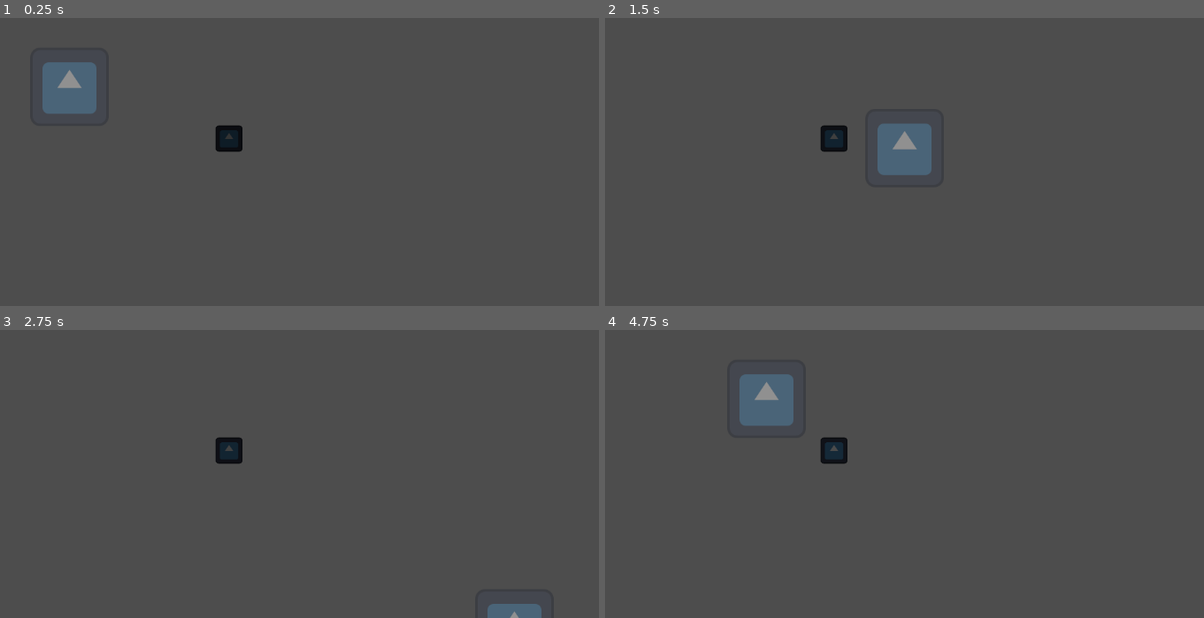
Above: before the commit, frames 1-4 (two rows, left to right).
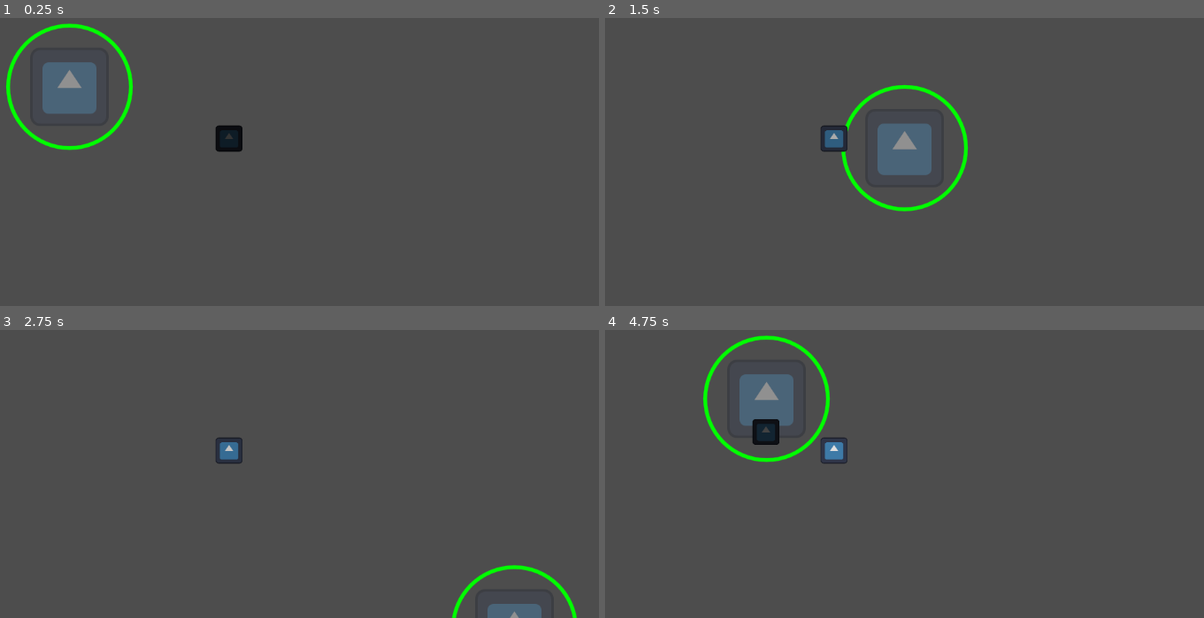
Above: after the commit, the same moments.

Repository: carcinizer/slavic-2025
Game: Godot game, scene res://scenes/map.tscn
Two runs of this game, one before a commit and one after it. Both use one fixed random seed, a clock stepped at 60 frames per second and the inputs below. The engine's default icon, where the game draws it, is replaced by a stand-in: a white triangle on a blue panel in a dark square.
Inputs:
- Up to frame 1 (0.25 s): no input
- Up to frame 2 (1.5 s): tap Enter at 0.5 s; hold Right (right) 0.53-1.28 s; hold Down (down) from 1.28 s (still down)
- Up to frame 3 (2.75 s): release Down (down) at 2.03 s; hold Right (right) from 2.03 s (still down)
- Up to frame 4 (4.75 s): release Right (right) at 2.78 s; hold Up (up) 2.78-3.53 s; hold Left (left) from 3.53 s (still down)

The runs differ from the first frame. In frame 1, 1.0% of the frame differs, in the area x 1-23%, y 1-47%; in frame 2, 1.3%; in frame 3, 0.8%; in frame 4, 1.8%, in the area x 16-41%, y 1-47%.

Commit message:
change growth speed, add draw function for cursor

Diff:
--- a/src/cursor.gd
+++ b/src/cursor.gd
@@ -6,7 +6,7 @@
 @onready var mushroom_scene := preload("res://scenes/mushroom.tscn")
 
 const radius := 100.0
-const growth_speed := 10.0
+const growth_speed := 100.0
 const starting_hp := 20
 
 var mushrooms: Array[Mushroom] = []
@@ -78,3 +78,6 @@
 		mushrooms.push_back(new_mushroom)
 		return true
 	return false
+
+func _draw():
+	draw_circle(Vector2(0,0), radius, Color.GREEN, false, 5, true)
